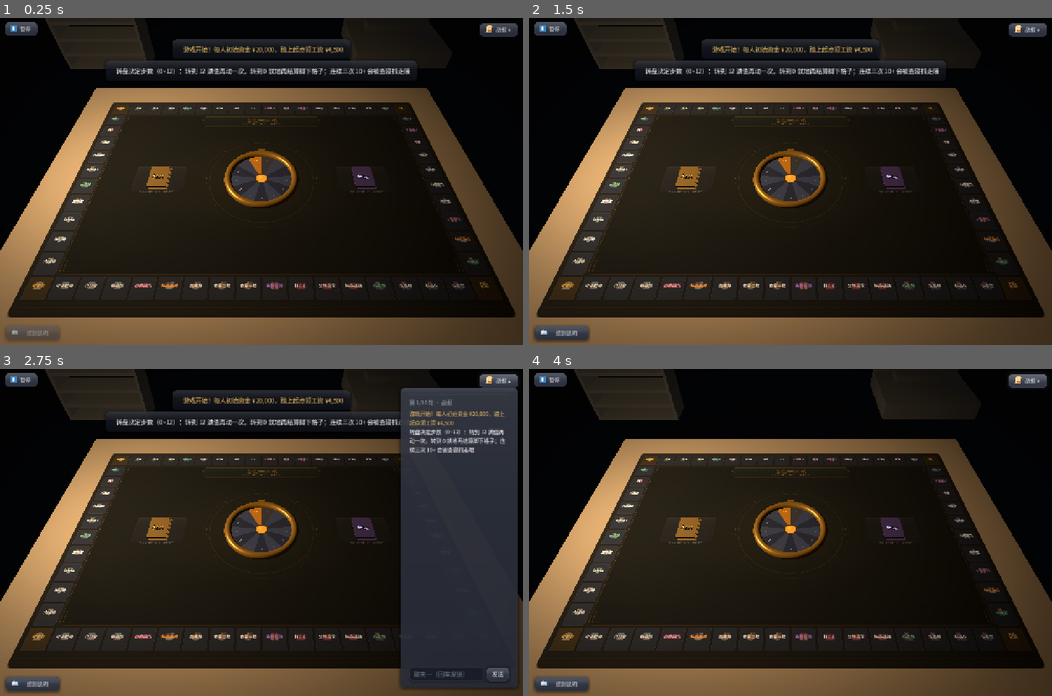
Above: before the commit, frames 1-4 (two rows, left to right).
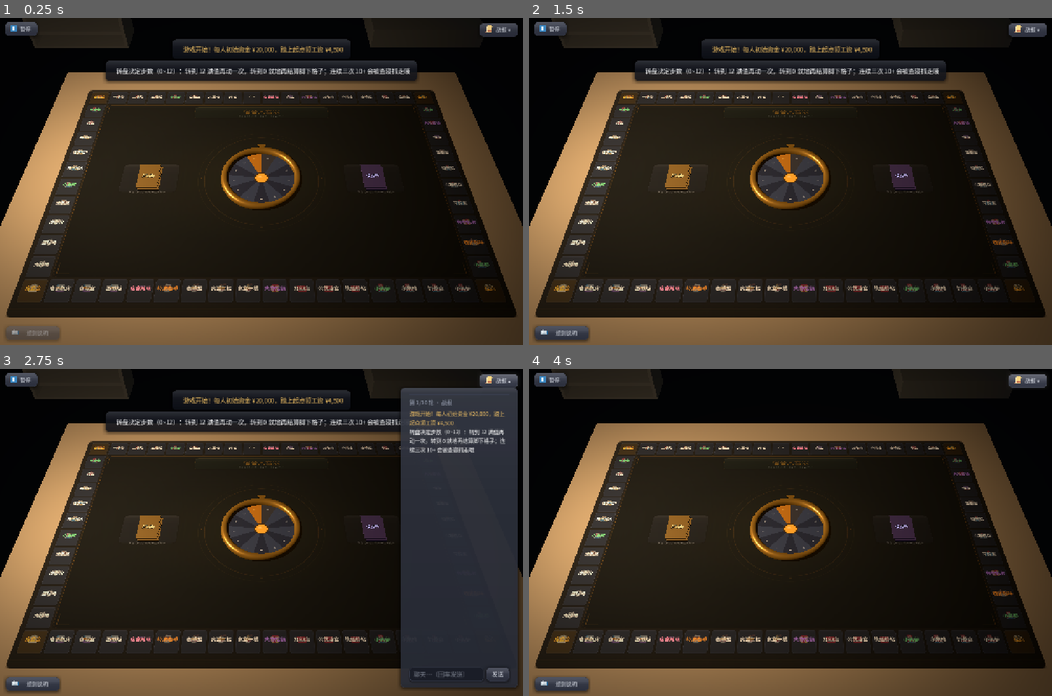
Above: after the commit, the same moments.

Repository: Lousync/dorm-monopoly
Game: Godot game, scene res://scenes/game.tscn
Same seed, same stepped clock (60 frames per second), same inputs: the game is played once before the commit and once after it. This scene is started directly instead of the project's main scene.
Inputs (mouse positions are in pixels of both pictures, inside the frame that each line leads up to):
- Up to frame 1 (0.25 s): no input
- Up to frame 2 (1.5 s): click "暂停" at 0.5 s; click "▶ 继续游戏" at 1.25 s
- Up to frame 3 (2.75 s): click "战报 ▾" at 2 s
- Up to frame 4 (4 s): click (973, 673) at 2.77 s; type "12" at 2.85 s; click "战报 ▴" at 3.5 s

The runs differ from the first frame. In frame 1, 19% of the frame differs, in the area x 0-100%, y 0-92%; in frame 2, 19%; in frame 3, 14%; in frame 4, 21%.
Error in both runs: Out of bounds get index '0' (on base: 'Array') (res://scripts/game.gd:1649)

Commit message:
批次12 A2：棋盘与格内文字再放大一档（① 追加「字还是有点小」）
A 批只动了「格子屏宽」这一半，这轮把另一半（**格内字号**）补上，并换了真正有效的镜头味药。

**镜头：`CAM_FOV` 55 → 39**（不是俯角、也不是再推近）。原判断「抬 3D 端俯角吃竖向余量」
**实测被否**：固定距离下抬俯角只是把相机举高、整体变小；它买到的取景余量又被
「手牌那排必须留在画面里」这条吃掉（实测：50°→41.2、64°→42.8、76°→46.5px，而 76° 时
手牌那张近水平的牌与镜头差 56°，卡面读不出来）。真正有效的是**收窄 FOV**：
`w = 400·tile_world / (depth_far·tan(vfov/2))`，取景钉住的是 `depth_near·tan(vfov/2)`
⇒ 收窄 FOV 会压缩近远大小差、相机反而后退，格子变大。实测 55°→41.2px、39°→47.3px。
它**只改"近大远小"的比例、不改机位角度**，所以"坐在桌前"的观感保留，代价是透视更平。
`CAM_DIST` 4.30 → 5.77、`VIEW_DIST_2D` 6.63 → 9.20（随 FOV 复算；不是随手改的）。
`WOOD_FRAME` / `MAT_MB` 也试过：**木纹框与棋盘大小无关**（棋盘就是桌垫那块平面，
木纹是另一块更小的外沿），收它只让"手牌在木桌内"的世界口径更紧 ⇒ 两者都不动。

**格内字号**：格名 18 → 22px（盒 92×44 → 96×48）、价格/状态 14 → 16px（盒 → 96×20）。
22px 是上限：最长的格名是 4 个汉字（快递驿站 / 公共澡堂 / 教学楼A），汉字一字一 em ⇒ ≈88px，
24px 就会顶到 96px 换行。

**实测（格宽，探针 = 远端正中那格）**：3D 端 41.2 → **47.3px**、2D 端 50.0 → **53.2px**；
**屏幕上的格名大小 3D +40% / 2D +30%**（相对批次 10 是 +54% / +52%）。整轨最小余量 11.6px
（>5px 的取景规则**没有放宽**）、面积比 0.97。

断言按实测重钉：layout_test 下限 41.0→47.0、49.5→52.6（注释同步写清"哪味药换来的"）；
hud_test「牌底可点条带」69.1/58.8 → 61.0/45.9 画布像素（≈28 屏幕像素，仍可点）。

验证：load_all + 13 套件全绿；两端截图 + 放大对照图人工核对（格名全部单行、无裁切、
整块桌垫在画面内、2D 端小人房子仍是平贴正脸）。

Diff:
--- a/scripts/board_view.gd
+++ b/scripts/board_view.gd
@@ -319,18 +319,29 @@
 			name_c = FIND_ACCENT
 		elif d.type == "again":
 			name_c = COFFEE_ACCENT
-		var name_l := UIKit.bold_label(d.name, 18, UIKit.ACCENT if corner else name_c)
-		name_l.position = Vector2(5, 18)
-		name_l.size = Vector2(TILE - GAP * 2.0 - 10, 44)
+		# **批次 12 A2b：字号 18 → 22、盒 92×44 → 96×48**（用户「字还是有点小」）。
+		# 屏幕上的字 = **格宽 × 格内字号**：格宽那一半由相机换镜头买（见 `table_3d.CAM_FOV`），
+		# 这一半是格内字号。**上限是"四字名不许换行"**：最宽的名字都是 4 个汉字
+		#（快递驿站 / 公共澡堂 / 教学楼A…），CJK 是等宽 1em ⇒ 22px 下 ≈ 88px < 盒宽 96
+		#（18px 时是 72px）—— **24px 就会到 96px、正好顶到盒沿，所以停在这一档**。
+		# 盒子只从 92 放到 96（`-10` → `-6`）：再宽就贴到格子边了；`TILE` 仍是 112.0 未动。
+		# 位置从 (5,18) 挪到 (3,15)：字号大了、把这块在格内**居中的那一段**保住。
+		# ⚠ 换行会溢出 48px 的盒（`AUTOWRAP_WORD_SMART` 一断就是两行）—— 出图核对过
+		#（`--shot=*freecam*` 拉近看）四字名都是一行、不裁不溢。
+		var name_l := UIKit.bold_label(d.name, 22, UIKit.ACCENT if corner else name_c)
+		name_l.position = Vector2(3, 15)
+		name_l.size = Vector2(TILE - GAP * 2.0 - 6, 48)
 		name_l.autowrap_mode = TextServer.AUTOWRAP_WORD_SMART
 		name_l.horizontal_alignment = HORIZONTAL_ALIGNMENT_CENTER
 		name_l.vertical_alignment = VERTICAL_ALIGNMENT_CENTER
 		_world_descend(name_l)
 		p.add_child(name_l)
 
-		var sub := UIKit.label("", 14, UIKit.TEXT_DIM)
-		sub.position = Vector2(5, 70)
-		sub.size = Vector2(TILE - GAP * 2.0 - 10, 17)
+		# 价格 / 状态行**同一次提档**（14 → 16、盒 92×17 → 96×20）：它是"地板价"那一眼，
+		# 与牌名一起放大才不显得头重脚轻（4 字状态如「随机道具」「再动一次」= 64px < 96）。
+		var sub := UIKit.label("", 16, UIKit.TEXT_DIM)
+		sub.position = Vector2(3, 68)
+		sub.size = Vector2(TILE - GAP * 2.0 - 6, 20)
 		sub.horizontal_alignment = HORIZONTAL_ALIGNMENT_CENTER
 		_world_descend(sub)
 		p.add_child(sub)
--- a/scripts/table_3d.gd
+++ b/scripts/table_3d.gd
@@ -8,8 +8,21 @@
 
 const TABLE_W := 8.0             # 桌面宽度（世界单位）
 const VP_SIZE := Vector2i(2048, 2048)   # SubViewport 分辨率（清晰度靠它，见设计稿 §十 风险）
-const CAM_TILT_DEG := 50.0       # 俯角：0 = 平视，90 = 正俯视
-const CAM_FOV := 55.0            # 收窄默认 75°：探针实测默认 FOV 下桌面只占屏 1/4
+const CAM_TILT_DEG := 50.0       # 俯角：0 = 平视，90 = 正俯视。
+                                 # **批次 12 A2b 量过、没动**：抬它换来的格宽远不如收 `CAM_FOV`，
+                                 # 且会把 3D 端推向 2D 端、手牌斜切读不出 —— 逐档实测与理由
+                                 # 写在下面 `CAM_DIST` 那段的 A2b 一节，别只看这一行就想抬它。
+const CAM_FOV := 39.0            # 收窄默认 75°：探针实测默认 FOV 下桌面只占屏 1/4。
+                                 # **批次 12 A2b：55 → 39**（用户「棋盘比例放大，现在字还是有点小」
+                                 # 的第二遍）。**本批唯一真买到"格子更大"的那一味**，为什么俯角
+                                 # 换不到、它换得到，写在下面 `CAM_DIST` 那段的 A2b 一节里。
+                                 # 它只改**近大远小的比例**、不改相机的**角度** —— 观感是"给这台
+                                 # 相机换了一支长焦"，仍是"坐在桌边看桌子"那一眼；代价是透视变平
+                                 # （近端格子不再"扑上来"），换来 3D 端格宽 41.2 → **47.3px**。
+                                 # ⚠ **改它必须同步改 `CAM_DIST` / `VIEW_DIST_2D`**（相机要按取景
+                                 # 余量往后退，否则桌垫出画）；另外 `hand_rect`（手牌命中盒）是拿
+                                 # 3D 相机把牌**投回画布**算的 ⇒ `hud_test` 的「牌底可点条带」
+                                 # （69.1 / 58.8 → 61.0 / 45.9）也跟着这一味走，必须重取。
 ## 相机到注视点的水平距离（3D 端）。
 ##
 ## **批次 5 Task 2 重调过（5.8 → 5.2）、批次 10 Task 2 又收到 4.7**：桌面从 8×8 变成
@@ -50,13 +63,37 @@
 ## **要真的到 44px，只能动镜头本身**（收窄 `CAM_FOV`：投影面积不变而四角余量变宽 ——
 ## 45° 下同一份余量能换约 43px；或把 `CAM_TILT_DEG` 调大）。两件都改变 3D 端的整体观感，
 ## **超出本批次（只调距离）的范围**，所以留在这里如实记档。
-const CAM_DIST := 4.30
+##
+## ---- **批次 12 A2b：镜头真的动了 —— `CAM_FOV` 55 → 39，本常量 4.30 → 5.77** ----
+## 上一段把"抬俯角"与"收镜头"并列成两味等价的药。**实测定档之后发现两者成色差着一大截**：
+##
+## * **抬俯角（`CAM_TILT_DEG`）几乎换不到东西**。距离不动、φ 一抬，相机就被**顶高**
+##   （`dist/cosφ` 随 φ 单调增）⇒ 一切都变小（`depth_far = dist/cosφ + 桌垫半深·cosφ` 单调增）。
+##   抬 φ 唯一的好处是**放宽取景**（近端那两个角在屏幕上收窄 ⇒ 允许把 dist 压小），
+##   而 dist 的下界**不是取景、是手牌整排要留在屏内**：牌心在 z≈3.164，它到屏幕下沿的余量
+##   `≈ z_h·sinφ / ((dist/cosφ − z_h·cosφ)·tan(vfov/2))` 随 φ 变大而**变小**
+##   ⇒ **抬俯角挣来的取景余量，正好被手牌那条吃掉**。探针扫过（每一档都取"手牌仍在屏内"
+##   允许的最小 dist）：50° → 41.2px、56° → 41.5、60° → 42.0、64° → 42.8、72° → 45.0、
+##   **76° → 46.5** —— 要 47px 得把 3D 端推到 **76°**（2D 端才 88°），
+##   而手牌（`HAND_TILT_DEG` 20°，几乎平躺）在 76° 下被看成 56° 斜切、卡面读不出来，
+##   3D 端"坐在桌边"的身份也整个没了。**⇒ 俯角这一味不划算，本批一点没动它。**
+## * **收镜头才管用**。格宽 `w = 400·tile_world / (depth_far·tan(vfov/2))`，而取景把
+##   `depth_near·tan(vfov/2) ≥ 2.52` 钉死（近角水平余量 > 5px）⇒ 收窄 FOV 会让
+##   `depth_far·tan(vfov/2)` 往 `depth_near·tan(vfov/2)` 靠（**近远两端的大小差被压掉**），
+##   格宽随之变大，而相机同步往后退、取景余量守住。逐档实测（每档相机都退到"余量刚够"）：
+##   55° → 41.2px、48° → 43.5、44° → 45.2、42° → 46.0、40° → 46.8、**39° → 47.3**、38° → 47.7px。
+##   取 39°（47.3px、余量 11.6px）—— 再收下去透视更平、收益只剩 0.4px/档。
+## * **它改的是"近大远小"的比例，不是相机的角度** ⇒ 观感是"换了一支长焦"，不是"把相机抬起来"，
+##   比抬俯角便宜。代价：近端格子不再"扑上来"（透视变平）—— 如实留痕。
+## * 两端同一条镜头 ⇒ 2D 端同步退到 `VIEW_DIST_2D` **9.20**（2D 格宽 50.0 → 53.2px），
+##   面积比 **0.97**（A2 是 0.92）。
+const CAM_DIST := 5.77
 
 # ---- 批次 4：双视角。滚轮沿一条轨道在 3D 第一人称 ↔ 2D 桌面之间连续推移
 #（`dolly` 推拉整个删除，见设计稿 §四）。view_t ∈ [0,1] 是这条轨道上的位置。
 const CAM_TILT_2D_DEG := 88.0    # 2D 端俯角：接近正俯视（只看桌上地图；手牌在这一端淡出，
                                  # 看不见也就点不到，见批次 4 Task 2）
-const VIEW_DIST_2D := 6.63       # 2D 端「相机到注视点的 3D 距离」。**不是随手取的估值**，
+const VIEW_DIST_2D := 9.20       # 2D 端「相机到注视点的 3D 距离」。**不是随手取的估值**，
                                  # 是拿两条断言、对着出图把值夹出来的（批次 10 T2 收到 7.6）：
                                  #   * 为什么这个距离要跟俯角**一起**插值：不是为了"防近边溢出"——
                                  #      那个说法实测是**反的**（**当时**量的：桌垫还是 8×8 方桌、
@@ -92,6 +129,17 @@
                                  # 7.6 是**同时**满足①（余量 81.6px ≫ 5px）与②（0.86 ∈ [0.6,1.6]）
                                  # 再往上抬 2D 端的那一档；真正把 3D 端卡住的是 `CAM_DIST` 那条
                                  #（台灯可见），本常量只管 2D 端与两端比例。
+                                 #
+                                 # ---- **批次 12 A2b：7.6 → 6.63 → 本常量 9.20**（相机换了镜头）----
+                                 # 这两次是**同一条约束下的两个值**，别当成"来回改"：
+                                 #   * A2（`CAM_FOV` 仍 55）：3D 端收到 `CAM_DIST` 4.30 ⇒ 为了让两端
+                                 #     面积比仍是 ~0.9，2D 端也得跟着收 ⇒ **6.63**（2D 格宽 50.0px）。
+                                 #   * A2b（`CAM_FOV` 55 → **39**）：镜头一收、同样的取景要求相机**退**
+                                 #     到 3D 端 5.77 ⇒ 2D 端同步退到 **9.20**。
+                                 #     实测：2D 余量 **> 11.6px**（整轨最紧那处仍在 3D 端）、
+                                 #     面积比 **0.97**（A2 是 0.92）、2D 格宽 **53.2px**。
+                                 # ⚠ **本常量与 `CAM_FOV` 是一套的**：改 FOV 就必须按"2D 端余量 + 面积比"
+                                 # 两条重取它（`layout_test` 的两条断言 + 格宽下限都会红）。
 const VIEW_STEP := 0.25          # 滚轮每格改多少（4 格从 3D 走到 2D）
 const VIEW_SNAP := 6.0           # 平滑逼近速率：每秒把剩余差距衰减 e^-6（帧率无关的指数逼近）
 
--- a/tests/hud_test.gd
+++ b/tests/hud_test.gd
@@ -1091,7 +1091,13 @@
 	#    牌窄了 12% ⇒ 扇形（±8°/±16°）每张的**进深脚印**小了一截（`W×sin(16°)` 那一项），
 	#    整排的投影盒上沿往下走（离近排格子更远）。**方向是"变安全"的那一边**，
 	#    所以 B1 收宽这条既保住了木纹带（进深 0.54 一字未动）、又没吃掉这条缝。
-	#    ⚠ 这两个数**跟着 3D 相机走**：改手牌尺寸 / 摆位 / **`CAM_DIST`** 都得回来重取，
+	#    **批次 12 A2b 重取：61.0 / 45.9**（`CAM_FOV` 55 → **39**、`CAM_DIST` 4.30 → **5.77**，
+	#    见 `table_3d.CAM_FOV` 那段）—— 缝**窄了 8.1 / 12.9**：`hand_rect` 是拿 3D 相机把牌
+	#    **投回画布**算的（见上面 `hand_rect` 那段"相机变动会改你看到它的位置"），
+	#    换镜头这一档把整排的投影盒**上沿往格子那侧**挪了 8 画布像素量级。
+	#    仍是**可点**的条带（远大于 0，按 3D 端 0.62 屏像素/画布像素折算 ≈ 28 屏像素），
+	#    这条断言要的就是"没盖住"。
+	#    ⚠ 这两个数**跟着 3D 相机走**：改手牌尺寸 / 摆位 / **`CAM_DIST` / `CAM_FOV`** 都得回来重取，
 	#    改不动就红。这两个数**钉进断言**（不只写在注释里）。
 	#    **批次 7 起点击 = 直出**，一次点击不再**留在**选中态（抬起只在那一瞬间发生），
 	#    所以这里走**保留的玩法侧选中入口** `_on_item_slot_clicked` 把那张牌抬起来 ——
@@ -1112,8 +1118,8 @@
 	g._cancel_target()
 	_check(gap_plain > 0.0 and gap_sel > 0.0,
 		"选中 / 未选中两档下，近排格子都还有可点的条带（%.1f / %.1f 画布像素）" % [gap_plain, gap_sel])
-	_check(absf(gap_plain - 69.1) <= 1.0 and absf(gap_sel - 58.8) <= 1.0,
-		"满手 5 张 + 选中外侧那张，实测值就是注释里那两个数（%.1f / %.1f，期望 69.1 / 58.8）"
+	_check(absf(gap_plain - 61.0) <= 1.0 and absf(gap_sel - 45.9) <= 1.0,
+		"满手 5 张 + 选中外侧那张，实测值就是注释里那两个数（%.1f / %.1f，期望 61.0 / 45.9）"
 			% [gap_plain, gap_sel])
 
 	# ③ 下沿：近排**每一格**（不再需要"找没被盖住的那一格"—— 今天一格都没被盖住）的下沿都必须
--- a/tests/layout_test.gd
+++ b/tests/layout_test.gd
@@ -548,7 +548,7 @@
 	await process_frame
 	var probe_w2: float = _tile_screen_w(t3, probe_idx)
 	t3.snap_view(0.0)
-	print("    格子屏幕宽（批次 12 A2）：3D 端 %.1fpx / 2D 端 %.1fpx（批次 10 基线 37.6 / 42.8）"
+	print("    格子屏幕宽（批次 12 A2b）：3D 端 %.1fpx / 2D 端 %.1fpx（批次 12 A2 是 41.2 / 50.0）"
 		% [probe_w3, probe_w2])
 	# **下限按实测基线修正，不是许愿值**（计划 Step 1 的注 + Ruling R3）：计划初稿写的 70px
 	# 是"许愿值"（作者估的基线 ~63px 并未实测）。量出来的起点是 **34.5px（3D）/ 37.9px（2D）**
@@ -564,23 +564,49 @@
 	# ---- 批次 12 A2：**两条都按新基线重取**（台灯那条闸已随 A1 删除、相机一路收到 4.30）----
 	#   * **2D 端 42.8 → 50.0px**（`VIEW_DIST_2D` 7.6 → 6.63）：**到得了设计稿的目标 50**
 	#     ⇒ 门槛钉 **49.5**（实测量到 50.0，留 0.5px 只为浮点噪声，不是为了放宽）。
-	#   * **3D 端 37.6 → 41.2px**（`CAM_DIST` 4.7 → 4.30）：**到不了设计稿说的 44px**，
-	#     且这次顶住的**不是台灯**（台灯闸已删）而是**取景**：上面那条「整条轨道 21 档余量
-	#     > 5px」——50° 俯角下**最靠相机那个桌垫角**（近左）的水平余量随推近掉得最快
-	#     （4.7 → 83.9px、4.15 → **-18.2px** 出画），`CAM_DIST ≥ 4.26` 才守得住。
-	#     4.30 下余量 **13.1px**、格宽 **41.2px** —— 这就是**距离这一味药**能换到的上限
-	#     （要 44px 得改 `CAM_FOV` / `CAM_TILT_DEG`，见 `table_3d.CAM_DIST` 那段）。
-	#     ⇒ 门槛钉 **41.0**（= 实测 41.2 的 0.995 倍；只拦回退，不假装够到 44）。
+	#   * **3D 端 37.6 → 41.2px**（`CAM_DIST` 4.7 → 4.30）：**到不了设计稿说的 44px**。
+	#     ⚠ **A2 把"到不了"归给"只准动距离"是对的，但那句"要 44px 得改 CAM_FOV / CAM_TILT_DEG"
+	#     里，两味药的成色差着一大截 —— 见下面 A2b 那段：俯角几乎换不到东西、镜头换得很实在。**
+	#
+	# ---- 批次 12 A2b：**换镜头**（`CAM_FOV` 55 → **39**、`CAM_DIST` 4.30 → **5.77**、
+	#      `VIEW_DIST_2D` 6.63 → **9.20**）。两条都到得了本批目标：----
+	#   * **2D 端 50.0 → 53.2px**（目标 53）⇒ 门槛钉 **52.6**（实测 53.2，留 0.6px 只为浮点噪声）。
+	#   * **3D 端 41.2 → 47.3px**（目标 47）⇒ 门槛钉 **47.0**。
+	#   **为什么是镜头而不是俯角 —— 这一段是本批量出来的，别丢**：
+	#   * 格宽的解析式（`tile_world` 是一格的世界宽 0.4546，两端同一条）：
+	#     `w = 400·tile_world / (depth_far · tan(vfov/2))`；而**取景把近端那一头钉死**：
+	#     近角水平余量 > 5px ⇔ `depth_near · tan(vfov/2) ≥ 2.52`
+	#     （`depth_near = dist/cosφ − hd·cosφ`、`depth_far = dist/cosφ + hd·cosφ`）。
+	#   * **抬俯角 φ、距离不动 ⇒ 相机被顶高**（`dist/cosφ` 随 φ 单调增）⇒ `depth_far` 变大、
+	#     格宽**变小**。抬 φ 唯一的好处是放宽**取景余量**（近端角在屏幕上收窄、允许把 dist 压小），
+	#     而 dist 的下界**不是取景、是手牌整排要留在屏内**：牌心在 z≈3.164，
+	#     它到屏幕下沿的余量随 φ 变大而变小（`≈ z_h·sinφ / ((dist/cosφ − z_h·cosφ)·tan(vfov/2))`）
+	#     ⇒ **抬俯角挣来的取景余量，正好被手牌那条吃掉**。探针扫过（保持"手牌仍在屏内"）：
+	#     50° → 41.2、56° → 41.5、60° → 42.0、64° → 42.8、**76° → 46.5** —— 即要 47px
+	#     得把 3D 端推到 **76°**（几乎就是 2D 端 88°），且手牌（`HAND_TILT_DEG` 20°、几乎平躺）
+	#     在那里被看成 56° 斜切、卡面读不出来。**俯角这一味不划算**（到 64° 只换 1.6px，
+	#     代价是整个"坐在桌边"的身份）。
+	#   * **收镜头（`CAM_FOV`）才管用**：它不改相机的**角度**，只改"近大远小"的**比例**——
+	#     收窄 FOV 时近远两端在屏幕上的大小差被压掉（`depth_far·tan(vfov/2)` 往
+	#     `depth_near·tan(vfov/2)` 靠），格宽随之**变大**，而相机同步往后退、取景余量守住。
+	#     实测每一档（相机都退到"余量刚够"）：55° → 41.2px、48° → 43.5、44° → 45.2、
+	#     42° → 46.0、40° → 46.8、**39° → 47.3**、38° → 47.7px。
+	#     代价是透视变平（近端格子不再"扑上来"）—— 比抬俯角便宜得多。
+	#   * 两端一起收 ⇒ 面积比 **0.97**（A2 是 0.92）；整轨最小余量 **11.6px @ wt=0.00**。
 	# **两条前提写在这里，免得后人把这条当"字的大小"本身读**：
 	#   ① 这是**代理量**：`_tile_screen_w` 量的是**格子的屏幕包围盒宽**，它只在 **`TILE` 与格内
-	#      字号都不变**时才与"屏幕上那格字"成比例（本批**两者都没动** —— 动任何一个，这条就得重取）；
+	#      字号都不变**时才与"屏幕上那格字"成比例。**批次 12 A2b 格内字号动了**（棋盘名
+	#      18 → 22、价格行 14 → 16，见 `board_view._build_tiles`）⇒ **格宽这条不再是"字"的
+	#      全部**：屏幕上的字大小 = 格宽 × 格内字号（同一帧里两者相乘）。这条仍按**格宽**
+	#      钉（本批的相机改动直接作用在它上面），**字号那一半由 `--shot` 出图核对"不换行、
+	#      不溢出"**（22px 下 4 字名 ≈ 88px < 盒宽 92）；`TILE` 仍是 112.0 未动；
 	#   ② 探针只守**远端正中**那一格（`probe_idx = grid_to_index(BOARD_COLS/2, 0)`）—— **远端
 	#      【角】格没被覆盖**（角格通常投影更宽 ⇒ 这条偏保守，宁可漏也不误红）。
-	_check(probe_w3 >= 41.0,
-		"3D 端格子屏幕宽 ≥ 41.0px（实得 %.1f；批次 10 是 37.6，设计稿目标 44 被「取景余量」顶住）"
+	_check(probe_w3 >= 47.0,
+		"3D 端格子屏幕宽 ≥ 47.0px（实得 %.1f；批次 12 A2 是 41.2，本批换镜头 CAM_FOV 55→39 拿到）"
 			% probe_w3)
-	_check(probe_w2 >= 49.5,
-		"2D 端格子屏幕宽 ≥ 49.5px（实得 %.1f；批次 10 是 42.8，目标 50）" % probe_w2)
+	_check(probe_w2 >= 52.6,
+		"2D 端格子屏幕宽 ≥ 52.6px（实得 %.1f；批次 12 A2 是 50.0）" % probe_w2)
 	# 滚轮改的是目标值，不是硬切
 	t3.snap_view(0.0)
 	t3.set_view(1.0)
Not shown, changed: doc/development/plans/v0.5.0-批次12-设计.md
